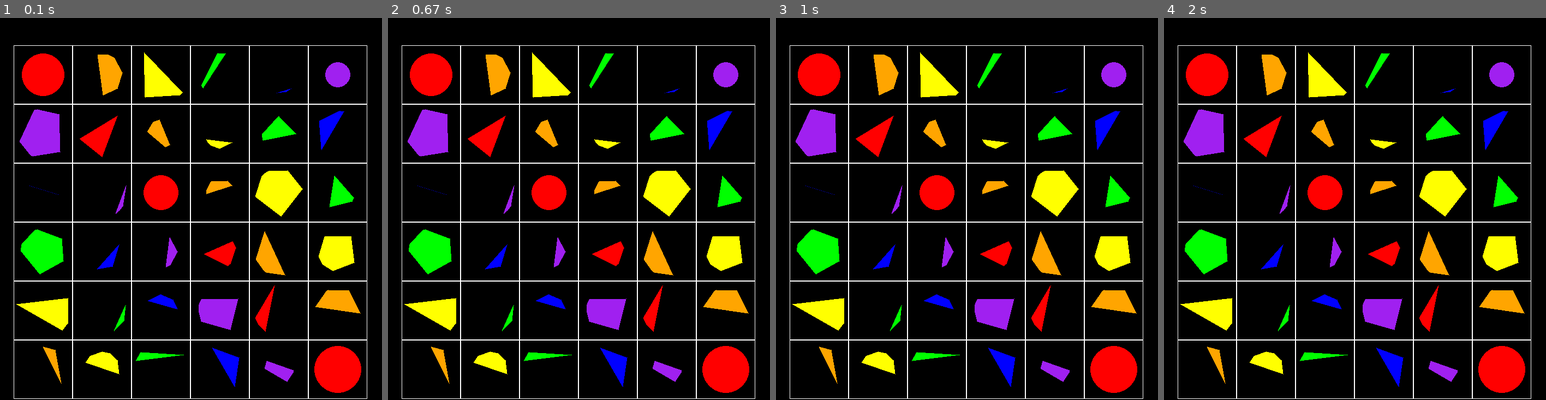
Above: before the commit, frames 1-4 (left to right).
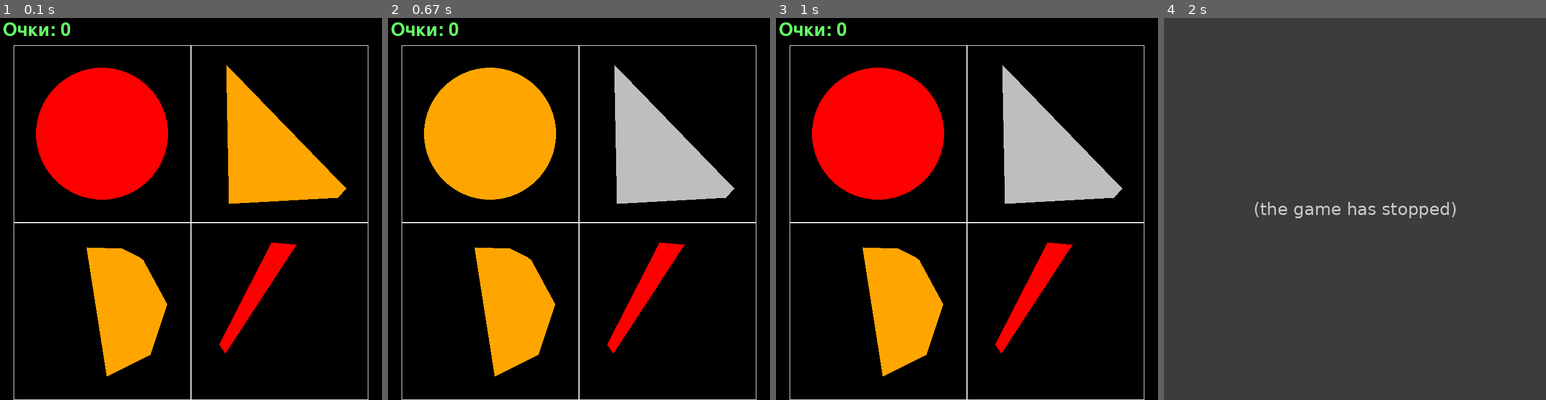
Above: after the commit, the same moments.

Repository: megadubcev/pygameProject
Game: pygame game, started from shape.py
The game is run twice, just before and just after one commit, with the same random seed, the same clock (stepped at 60 frames per second) and the same inputs.
Inputs (mouse positions are in pixels of both pictures, inside the frame that each line leads up to):
- Up to frame 1 (0.1 s): no input
- Up to frame 2 (0.67 s): click (579, 209) at 0.38 s
- Up to frame 3 (1 s): no input
- Up to frame 4 (2 s): no input

The runs differ from the first frame. In frame 1, 34% of the frame differs, in the area x 0-97%, y 1-100%; in frame 2, 34%; in frame 3, 34%; in frame 4, 100%, in the area x 0-100%, y 0-100%.
After the commit the program exited at 1.87 s; later frames show no game.

Commit message:
цикл игры + очки

Diff:
--- a/shape.py
+++ b/shape.py
@@ -1,11 +1,58 @@
 import pygame
 import random
 import math
+import os
 
 pygame.init()
 widthS = heightS = 700
 screen = pygame.display.set_mode((widthS, widthS))
+clock = pygame.time.Clock();
 pygame.display.flip()
+
+screen_rect = (0, 0, widthS, heightS)
+
+all_sprites = pygame.sprite.Group()
+
+
+class Particle(pygame.sprite.Sprite):
+    # сгенерируем частицы разного размера
+    # fire = [load_image("star.png")]
+    fire = [pygame.image.load("star.png")]
+    for scale in (5, 10, 20):
+        fire.append(pygame.transform.scale(fire[0], (scale, scale)))
+
+    def __init__(self, pos, dx, dy):
+        super().__init__(all_sprites)
+        self.image = random.choice(self.fire)
+        self.rect = self.image.get_rect()
+
+        # у каждой частицы своя скорость — это вектор
+        self.velocity = [dx, dy]
+        # и свои координаты
+        self.rect.x, self.rect.y = pos
+
+        # гравитация будет одинаковой (значение константы)
+        self.gravity = 0.15
+
+    def update(self):
+        # применяем гравитационный эффект:
+        # движение с ускорением под действием гравитации
+        self.velocity[1] += self.gravity
+        # перемещаем частицу
+        self.rect.x += self.velocity[0]
+        self.rect.y += self.velocity[1]
+        # убиваем, если частица ушла за экран
+        if not self.rect.colliderect(screen_rect):
+            self.kill()
+
+
+def create_particles(position):
+    # количество создаваемых частиц
+    particle_count = 20
+    # возможные скорости
+    numbers = range(-5, 6)
+    for _ in range(particle_count):
+        Particle(position, random.choice(numbers), random.choice(numbers))
 
 
 class Board:
@@ -25,15 +72,24 @@
         self.square = [[0] * width for _ in range(height)]
         self.shape = [[[]] * width for _ in range(height)]
         self.colors = [pygame.Color("red"), pygame.Color("orange"), pygame.Color("yellow"), pygame.Color("green"),
-                       pygame.Color("blue"), pygame.Color("purple"), pygame.Color("pink")]
+                       pygame.Color("blue"), pygame.Color("purple"), pygame.Color("pink"), pygame.Color("grey")]
         self.color = [[0] * width for _ in range(height)]
-        if self.width > len(self.colors):
-            len2 = len(self.colors)
+        if self.width > len(self.colors) - 1:
+            self.len2 = len(self.colors) - 1
         else:
-            len2 = self.width
-        for i in range(self.height):
-            for j in range(self.width):
-                self.color[i][j] = (-i + j) % len2
+            self.len2 = self.width
+        for i in range(self.height):
+            for j in range(self.width):
+                self.color[i][j] = (i - j) % (self.len2)
+        self.t = 0
+        self.time = 0
+
+        self.clicked = False
+
+        self.maxs = 0
+        self.maxs2 = 0
+        self.maxij = []
+        self.maxij2 = []
 
     # настройка внешнего вида
     def set_view(self, left, top, cell_size):
@@ -62,8 +118,8 @@
                                      (self.left + (j + 1) * self.cell_size - 2,
                                       self.top + i * self.cell_size + 2), 2)
                 elif self.board[i][j] == 2:
-                    self.shape[i][j] = [(self.left + int((j + 0.5) * self.cell_size),
-                                         self.top + int((i + 0.5) * self.cell_size)), int(0.85 * r)]
+                    self.shape[i][j] = [(self.left + int((i + 0.5) * self.cell_size),
+                                         self.top + int((j + 0.5) * self.cell_size)), int(0.85 * r)]
                 else:
                     self.shape[i][j] = self.createPoligon(self.board[i][j], r, (i, j))
 
@@ -81,35 +137,42 @@
                                      (self.left + (j + 1) * self.cell_size - 2,
                                       self.top + i * self.cell_size + 2), 2)
                 elif self.board[i][j] == 2:
-                    pygame.draw.circle(screen, self.colors[self.color[i][j]], self.shape[i][j][0], self.shape[i][j][1], 0)
+                    pygame.draw.circle(screen, self.colors[self.color[i][j]], self.shape[i][j][0], self.shape[i][j][1],
+                                       0)
                 else:
                     pygame.draw.polygon(screen, self.colors[self.color[i][j]], self.shape[i][j], 0)
 
     def get_click(self, mouse_pos):
         cell = self.get_cell(mouse_pos)
-        if cell:
+        if cell and not self.clicked:
             self.on_click(cell)
-            print(self.squaref(cell))
+            print(self.squaref(cell), cell)
 
     def get_cell(self, mouse_pos):
         x, y = mouse_pos
         if x < self.left or y < self.top or x > self.left + self.width * self.cell_size or y > self.top + self.height * self.cell_size:
             return None
-        j = (x - self.left) // self.cell_size
-        i = (y - self.top) // self.cell_size
+        i = (x - self.left) // self.cell_size
+        j = (y - self.top) // self.cell_size
         return [i, j]
 
     def on_click(self, cell_coords):
-        if not self.board[cell_coords[0]][cell_coords[1]]:
-            self.board[cell_coords[0]][cell_coords[1]] = self.hod + 1
-            self.hod = (self.hod + 1) % 2
+        global score, victory
+        self.clicked = True
+        victory = self.square[cell_coords[0]][cell_coords[1]] == self.maxs
+        if victory:
+            self.maxij = cell_coords
+            score += (5000 // (self.maxs - self.maxs2) + 1) * self.width * self.height
+            create_particles(pygame.mouse.get_pos())
+        else:
+            self.color[cell_coords[0]][cell_coords[1]] = len(self.colors) - 1
 
     def squaref(self, cell_coords):
         s = 0
-        for i in range(self.left + cell_coords[1] * self.cell_size + 1,
-                       self.left + (cell_coords[1] + 1) * self.cell_size - 1):
-            for j in range(self.top + cell_coords[0] * self.cell_size + 1,
-                           self.top + (cell_coords[0] + 1) * self.cell_size - 1):
+        for i in range(self.left + cell_coords[0] * self.cell_size + 1,
+                       self.left + (cell_coords[0] + 1) * self.cell_size - 1):
+            for j in range(self.top + cell_coords[1] * self.cell_size + 1,
+                           self.top + (cell_coords[1] + 1) * self.cell_size - 1):
                 if screen.get_at((i, j)) != pygame.Color("black"):
                     # print(screen.get_at((i, j)), pygame.Color("black"), (i, j))
                     s += 1
@@ -122,33 +185,82 @@
             angles.append(random.randint(0, 359))
         angles.sort()
         for angle in angles:
-            points.append((self.left + int((cell_coords[1] + 0.5) * self.cell_size) + int(math.cos(angle / 57) * r),
-                           self.top + int((cell_coords[0] + 0.5) * self.cell_size) - math.sin(angle / 57) * r))
+            points.append((self.left + int((cell_coords[0] + 0.5) * self.cell_size) + int(math.cos(angle / 57) * r),
+                           self.top + int((cell_coords[1] + 0.5) * self.cell_size) - math.sin(angle / 57) * r))
         return points
 
-
-board = Board(6, 6)
-
-board.render()
-board.createShapes()
-board.render2()
-pygame.display.flip()
-maxs = 0
-for i in range(board.height):
-    for j in range(board.width):
-        board.square[i][j] = board.squaref((i, j))
-        if board.square[i][j] > maxs:
-            maxs = board.square[i][j]
-
-print(board.square)
-print(board.board)
-print(maxs)
-
-running = True
-while running:
-    for event in pygame.event.get():
-        if event.type == pygame.QUIT:
-            running = False
-        if event.type == pygame.MOUSEBUTTONDOWN:
-            board.get_click(event.pos)
+    def changeColor(self, tick):
+        self.t += tick
+        self.time += tick
+        if self.t > 200:
+            self.color[self.maxij[0]][self.maxij[1]] = (self.color[self.maxij[0]][self.maxij[1]] + 1) % self.len2
+            self.t = 0
+
+def newBoard(razmer):
+    global victory
+    board = Board(razmer, razmer)
+
+    screen.fill((0, 0, 0))
+    board.render()
+    board.createShapes()
+    board.render2()
     pygame.display.flip()
+
+    for i in range(board.height):
+        for j in range(board.width):
+            board.square[i][j] = board.squaref((i, j))
+            if board.square[i][j] > board.maxs:
+                board.maxij2 = board.maxij
+                board.maxs2 = board.maxs
+                board.maxij = [i, j]
+                board.maxs = board.square[i][j]
+            elif board.square[i][j] > board.maxs2 and board.square[i][j] != board.maxs:
+                board.maxij2 = [i, j]
+                board.maxs2 = board.square[i][j]
+
+    print(board.square)
+    print(board.board)
+    print(board.maxs, board.maxij)
+    print(board.maxs2, board.maxij2)
+    running = True
+    while running:
+        tick = clock.tick(100)
+        screen.fill((0, 0, 0))
+        board.render()
+        board.render2()
+
+        for event in pygame.event.get():
+            if event.type == pygame.QUIT:
+                running = False
+            if event.type == pygame.MOUSEBUTTONDOWN:
+                if event.button == 1:
+                    board.get_click(event.pos)
+        if board.clicked:
+            board.changeColor(tick)
+            running = all_sprites or board.time < 1500
+
+
+
+
+        font = pygame.font.Font(None, 50)
+        text = font.render("Очки: " + str(score), 1, (100, 255, 100))
+        screen.blit(text, (5, 5))
+
+        all_sprites.update()
+        all_sprites.draw(screen)
+
+        pygame.display.flip()
+    print("a")
+
+global victory
+victory = True
+global score
+score = 0
+razmer = 2
+i = 0
+while victory:
+    if i == razmer:
+        razmer += 1
+        i = 0
+    newBoard(razmer)
+    i += 1
Binary file added: star.png
